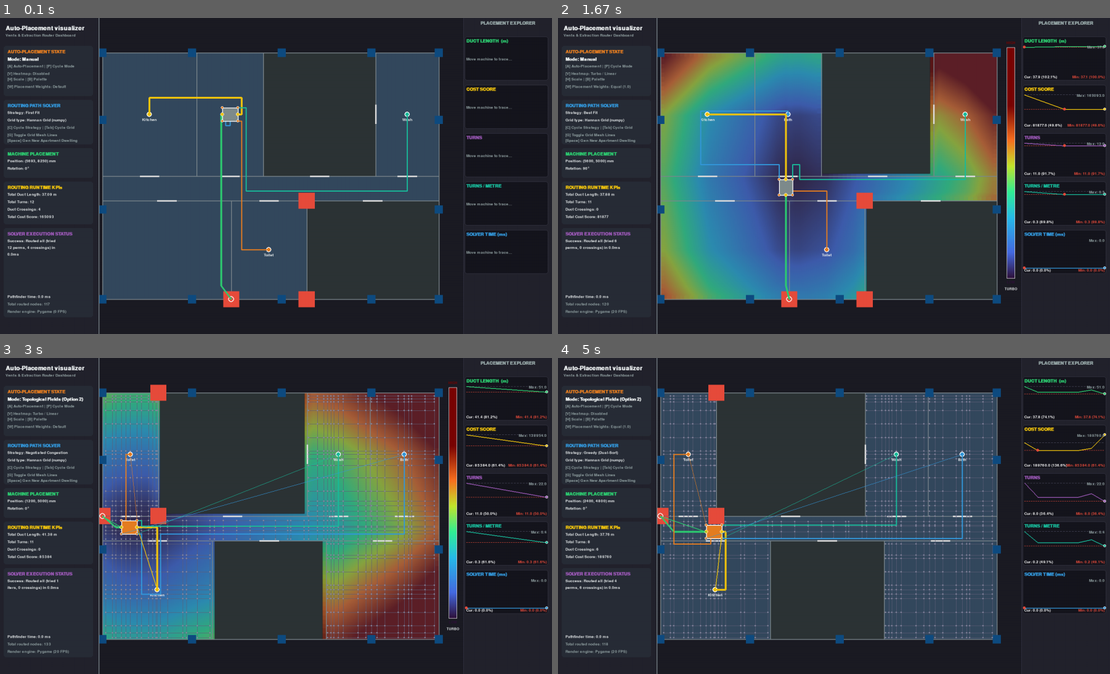
Above: before the commit, frames 1-4 (two rows, left to right).
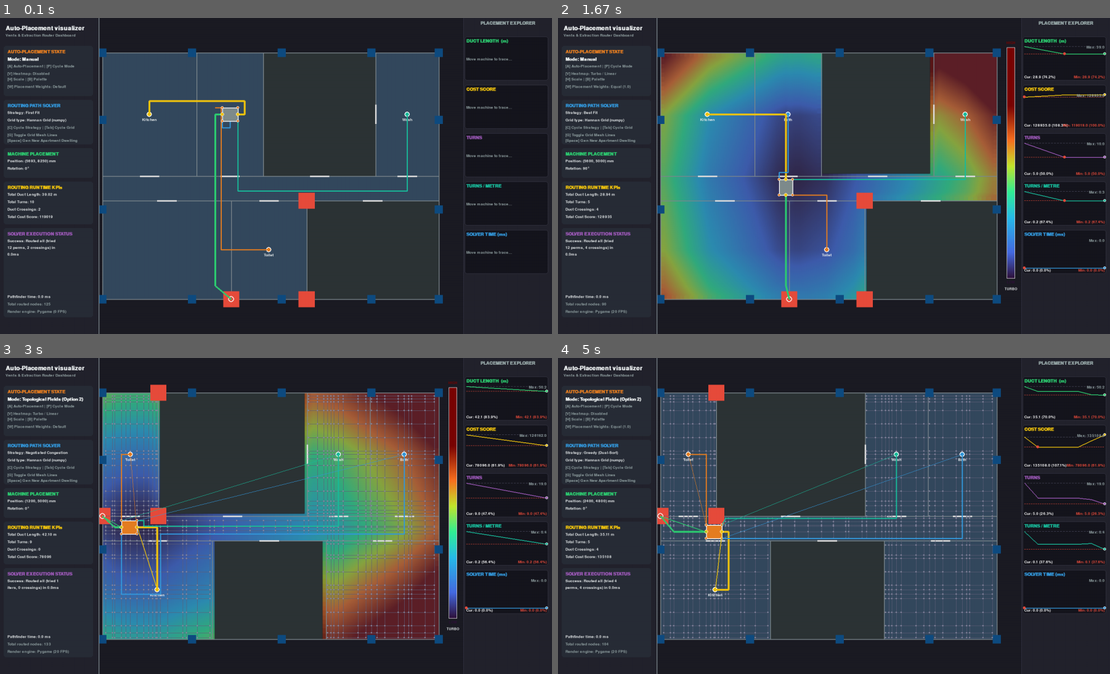
Above: after the commit, the same moments.

Repository: alxgom/MEP
Game: pygame game, started from demos/10.7/main.py
The game is run twice, just before and just after one commit, with the same random seed, the same clock (stepped at 60 frames per second) and the same inputs.
Inputs (mouse positions are in pixels of both pictures, inside the frame that each line leads up to):
- Up to frame 1 (0.1 s): no input
- Up to frame 2 (1.67 s): hold W 0.33-0.8 s; move the mouse to (811, 188) at 0.37 s; hold A 0.83-1.37 s; move the mouse to (1010, 166) at 0.87 s; tap C at 0.98 s; hold A from 1.4 s (still down); move the mouse to (701, 179) at 1.43 s; tap V at 1.55 s
- Up to frame 3 (3 s): release A at 1.8 s; hold W 1.83-2.2 s; move the mouse to (104, 588) at 1.87 s; tap G at 1.98 s; hold A 2.23-2.7 s; move the mouse to (480, 626) at 2.27 s; tap C at 2.38 s; tap Space at 2.73 s
- Up to frame 4 (5 s): hold A 3.07-3.37 s; tap G at 3.22, 4.55 s; hold A 3.4-3.93 s; tap C at 3.55, 4.95 s; hold A 3.97-4.37 s; tap V at 4.12 s; hold W 4.4-4.77 s; hold A from 4.8 s (still down)

The runs differ from the first frame. In frame 1, 1.1% of the frame differs, in the area x 4-45%, y 24-92%; in frame 2, 1.3%; in frame 3, 1.9%; in frame 4, 2.1%, in the area x 3-100%, y 8-92%.

Commit message:
Constrain machine port access routing

Diff:
--- a/demos/10.7/main.py
+++ b/demos/10.7/main.py
@@ -26,6 +26,8 @@
 WALL_THICKNESS = 150.0
 GRID_SPACING   = 200    # mm — regular routing grid resolution
 HANNAN_SCAFFOLD_SPACING = 600  # mm, static connectivity scaffold for dynamic Hannan axes
+PORT_STUB_LENGTH = 300.0
+MACHINE_CLEARANCE = 0.0
 FPS            = 20
 C_BEND         = 4000.0  # Turn penalty in mm
 
@@ -456,11 +458,15 @@
         return
 
     t0 = time.perf_counter()
-    mx1, my1, mx2, my2 = machine_poly.bounds
-    prm = shapely_prep(machine_poly)
+    blocked_machine_poly = machine_poly.buffer(MACHINE_CLEARANCE, join_style=2)
+    mx1, my1, mx2, my2 = blocked_machine_poly.bounds
+    prm = shapely_prep(blocked_machine_poly)
     protected_nodes = set()
     protected_points = list(terminals.values())
-    protected_points.extend(get_machine_pins(machine_cx, machine_cy, machine_angle).values())
+    protected_points.extend(
+        spec["access_point"]
+        for spec in get_port_access_specs(get_machine_pins(machine_cx, machine_cy, machine_angle), machine_angle)
+    )
     for pt in protected_points:
         if str(pt).startswith("c_"):
             continue
@@ -497,7 +503,7 @@
                 (float(grid_nodes[u, 0]), float(grid_nodes[u, 1])),
                 (float(grid_nodes[v, 0]), float(grid_nodes[v, 1]))
             ])
-            inter = line.intersection(machine_poly)
+            inter = line.intersection(blocked_machine_poly)
             if not inter.is_empty and inter.length > 1.0 and u not in protected_nodes and v not in protected_nodes:
                 blocked_edges.add(ei)
 
@@ -824,37 +830,13 @@
         required_points.append((round(float(rep_pt.x)), round(float(rep_pt.y))))
 
     if machine_pins:
-        left_dir = 'W'
-        right_dir = 'E'
-        if machine_angle == 90:
-            left_dir = 'S'
-            right_dir = 'N'
-        elif machine_angle == 180:
-            left_dir = 'E'
-            right_dir = 'W'
-        elif machine_angle == 270:
-            left_dir = 'N'
-            right_dir = 'S'
-
-        dir_vecs = {
-            'E': (GRID_SPACING, 0),
-            'W': (-GRID_SPACING, 0),
-            'N': (0, GRID_SPACING),
-            'S': (0, -GRID_SPACING),
-        }
-        for name, pt in machine_pins.items():
-            if name.startswith("c_"):
-                continue
-            x, y = round(float(pt[0])), round(float(pt[1]))
+        for spec in get_port_access_specs(machine_pins, machine_angle):
+            x, y = spec["access_point"]
             xs.add(x)
             ys.add(y)
             preserve_x.add(x)
             preserve_y.add(y)
             required_points.append((x, y))
-            pin_dir = left_dir if name in ('left_mid', 'tl', 'bl') else right_dir
-            dx, dy = dir_vecs[pin_dir]
-            xs.add(x + dx)
-            ys.add(y + dy)
 
     xs = _merge_close_values(xs, threshold=120.0, preserve_values=preserve_x, priority_values=template["priority_x"])
     ys = _merge_close_values(ys, threshold=120.0, preserve_values=preserve_y, priority_values=template["priority_y"])
@@ -952,10 +934,13 @@
 def snap_pins_to_graph(global_pins):
     if grid_kd is None:
         return {}
-    pin_pts = np.array([list(pt) for name, pt in global_pins.items() if not name.startswith("c_")], dtype=float)
-    names = [name for name in global_pins.keys() if not name.startswith("c_")]
-    _, idxs = grid_kd.query(pin_pts)
-    return {name: int(idx) for name, idx in zip(names, idxs)}
+    targets = {}
+    for spec in get_port_access_specs(global_pins, machine_angle):
+        _, idx = grid_kd.query(spec["access_point"])
+        item = spec.copy()
+        item["node_idx"] = int(idx)
+        targets.setdefault(spec["pin"], []).append(item)
+    return targets
 
 # ──────────────────────────────────────────────────────────────────────────
 # ROUTING UTILITIES AND CONSTRAINTS
@@ -963,6 +948,58 @@
 DIR_RIGHT, DIR_LEFT, DIR_UP, DIR_DOWN = 0, 1, 2, 3
 DIR_REV = {DIR_RIGHT: DIR_LEFT, DIR_LEFT: DIR_RIGHT, DIR_UP: DIR_DOWN, DIR_DOWN: DIR_UP}
 
+def _local_axis_to_world(local_vec, machine_angle):
+    lx, ly = local_vec
+    rad = math.radians(machine_angle)
+    gx = lx * math.cos(rad) - ly * math.sin(rad)
+    gy = lx * math.sin(rad) + ly * math.cos(rad)
+    if abs(gx) >= abs(gy):
+        return (1.0 if gx > 0 else -1.0, 0.0)
+    return (0.0, 1.0 if gy > 0 else -1.0)
+
+def _dir_from_axis(vec):
+    x, y = vec
+    if abs(x) >= abs(y):
+        return DIR_RIGHT if x > 0 else DIR_LEFT
+    return DIR_UP if y > 0 else DIR_DOWN
+
+def get_port_access_specs(global_pins, machine_angle):
+    allowed_local_dirs = {
+        "left_mid": [(-1.0, 0.0)],
+        "right_mid": [(1.0, 0.0)],
+        "tl": [(-1.0, 0.0), (0.0, 1.0)],
+        "tr": [(1.0, 0.0), (0.0, 1.0)],
+        "bl": [(-1.0, 0.0), (0.0, -1.0)],
+        "br": [(1.0, 0.0), (0.0, -1.0)],
+    }
+    specs = []
+    for pin_name, local_dirs in allowed_local_dirs.items():
+        if pin_name not in global_pins:
+            continue
+        pin_pt = global_pins[pin_name]
+        for local_dir in local_dirs:
+            wx, wy = _local_axis_to_world(local_dir, machine_angle)
+            access_pt = (
+                round(float(pin_pt[0]) + wx * PORT_STUB_LENGTH),
+                round(float(pin_pt[1]) + wy * PORT_STUB_LENGTH),
+            )
+            out_dir = _dir_from_axis((wx, wy))
+            specs.append({
+                "pin": pin_name,
+                "pin_point": (float(pin_pt[0]), float(pin_pt[1])),
+                "access_point": access_pt,
+                "out_dir": out_dir,
+                "in_dir": DIR_REV[out_dir],
+            })
+    return specs
+
+def add_port_stub_segment(segs, pin_name, target_node_idx, global_pins):
+    if target_node_idx is None or pin_name not in global_pins:
+        return
+    access_pt = current_env.nodes[target_node_idx]
+    pin_pt = global_pins[pin_name]
+    segs.append(((float(access_pt[0]), float(access_pt[1])), (float(pin_pt[0]), float(pin_pt[1]))))
+
 def get_outward_vector(pin_name, machine_angle):
     rad = math.radians(machine_angle)
     is_left = pin_name in ('left_mid', 'tl', 'bl')
@@ -977,18 +1014,20 @@
         return DIR_UP if gy > 0 else DIR_DOWN
 
 def block_path_and_node(path, pin_node_idx, accumulated_weights, env, block_nodes=True):
+    if not block_nodes:
+        return
+
     for i in range(len(path) - 1):
         e = (min(path[i], path[i+1]), max(path[i], path[i+1]))
         accumulated_weights[e] = 1e9
 
-    if block_nodes:
-        for idx, u in enumerate(path):
-            if u == pin_node_idx or idx == 0:
-                continue
-            if u in env.adj:
-                for nbr, dist, direction in env.adj[u]:
-                    edge = (min(u, nbr), max(u, nbr))
-                    accumulated_weights[edge] = 1e9
+    for idx, u in enumerate(path):
+        if u == pin_node_idx or idx == 0:
+            continue
+        if u in env.adj:
+            for nbr, dist, direction in env.adj[u]:
+                edge = (min(u, nbr), max(u, nbr))
+                accumulated_weights[edge] = 1e9
 
 def run_super_sink_astar(env, start_node_indices, target_pin_names, pin_node_map, global_pins, machine_angle, C_bend, edge_weights=None):
     if isinstance(start_node_indices, (int, np.integer)):
@@ -1015,14 +1054,11 @@
 
     pin_name_by_idx = {}
     for pin_name in target_pin_names:
-        pin_idx = pin_node_map[pin_name]
-        pin_name_by_idx[pin_idx] = pin_name
-
-        allowed_out = get_outward_vector(pin_name, machine_angle)
-        inward_dir = DIR_REV[allowed_out]
-
-        search_adj[pin_idx].append((super_sink_idx, 0.0, inward_dir))
-        search_adj[super_sink_idx].append((pin_idx, 0.0, allowed_out))
+        for target in pin_node_map.get(pin_name, []):
+            pin_idx = target["node_idx"]
+            pin_name_by_idx[pin_idx] = pin_name
+            search_adj[pin_idx].append((super_sink_idx, 0.0, target["in_dir"]))
+            search_adj[super_sink_idx].append((pin_idx, 0.0, target["out_dir"]))
 
     search_env = EnvView(search_nodes, search_adj)
 
@@ -1088,7 +1124,7 @@
 
 def run_sequential_routing(perm, pin_node_map, global_pins, shaft_node_idx, chosen_exhaust_pin, shaft_path, block_nodes):
     accumulated_weights = {}
-    exhaust_node_idx = pin_node_map[chosen_exhaust_pin]
+    exhaust_node_idx = shaft_path[-1] if shaft_path else None
     block_path_and_node(shaft_path, exhaust_node_idx, accumulated_weights, current_env, block_nodes=block_nodes)
 
     kitchen_pin_name = "right_mid" if chosen_exhaust_pin == "left_mid" else "left_mid"
@@ -1104,6 +1140,7 @@
         p1 = current_env.nodes[shaft_path[i]]
         p2 = current_env.nodes[shaft_path[i+1]]
         shaft_segs.append(((float(p1[0]), float(p1[1])), (float(p2[0]), float(p2[1]))))
+    add_port_stub_segment(shaft_segs, chosen_exhaust_pin, exhaust_node_idx, global_pins)
     routes.append(("Shaft", shaft_segs))
 
     total_nodes = len(shaft_path)
@@ -1148,10 +1185,11 @@
             p1 = current_env.nodes[kitchen_path[i]]
             p2 = current_env.nodes[kitchen_path[i+1]]
             kitchen_segs.append(((float(p1[0]), float(p1[1])), (float(p2[0]), float(p2[1]))))
+        add_port_stub_segment(kitchen_segs, kitchen_pin_name, kitchen_path[-1], global_pins)
         routes.append(("Kitchen", kitchen_segs))
         total_nodes += len(kitchen_path)
 
-        kitchen_pin_node_idx = pin_node_map[kitchen_pin_name]
+        kitchen_pin_node_idx = kitchen_path[-1]
         block_path_and_node(kitchen_path, kitchen_pin_node_idx, accumulated_weights, current_env, block_nodes=block_nodes)
 
     # 2. Route small duct rooms in perm order
@@ -1182,10 +1220,11 @@
             p1 = current_env.nodes[room_path[i]]
             p2 = current_env.nodes[room_path[i+1]]
             room_segs.append(((float(p1[0]), float(p1[1])), (float(p2[0]), float(p2[1]))))
+        add_port_stub_segment(room_segs, chosen_small_pin, room_path[-1], global_pins)
         routes.append((room_name, room_segs))
         total_nodes += len(room_path)
 
-        chosen_pin_node_idx = pin_node_map[chosen_small_pin]
+        chosen_pin_node_idx = room_path[-1]
         block_path_and_node(room_path, chosen_pin_node_idx, accumulated_weights, current_env, block_nodes=block_nodes)
         available_small_pins.remove(chosen_small_pin)
 
@@ -1617,6 +1656,8 @@
                     p1 = current_env.nodes[path[k]]
                     p2 = current_env.nodes[path[k+1]]
                     segs.append(((float(p1[0]), float(p1[1])), (float(p2[0]), float(p2[1]))))
+                if name in current_pins:
+                    add_port_stub_segment(segs, current_pins[name], path[-1], global_pins)
                 routes_cand.append((name, segs))
                 total_nodes_cand += len(path)
 
